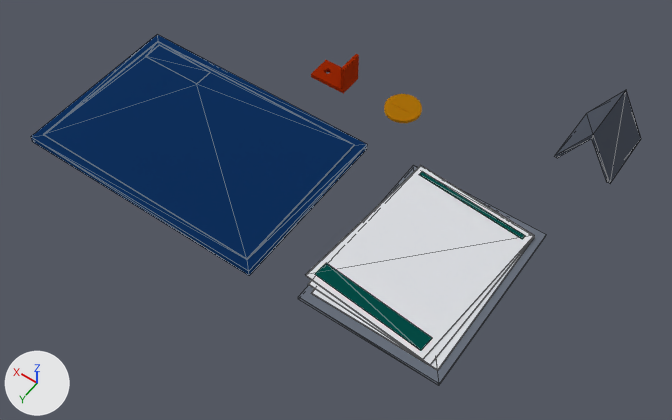
A saved change to the glTF model media/model.glb.
Rendered twice from a 50 mm camera at (-0.227, 0.882, 1.152) aimed at (0.317, 0.12, -0.045). Arrows for +X, +Y and +Z are at lower left; the lights stay in place. The picture after the commit comes second. Mesh edges are drawn as thin lines on the coarser meshes. Where no turn or scale is listed for an object, it has been applied to the vertices. Vertices at exactly the same position are counted once.

The first picture shows 'Agent guardrail card (CLAUDE.md, phase cap)', 'Controlled document set (PRB, PRC, REQ)', 'Drawing sheet on board (ANSI B)', 'PDF house style: header and status bands', 'Printed massing part (concept renders)', 'TRL gate badge', 'Template repository folder'.
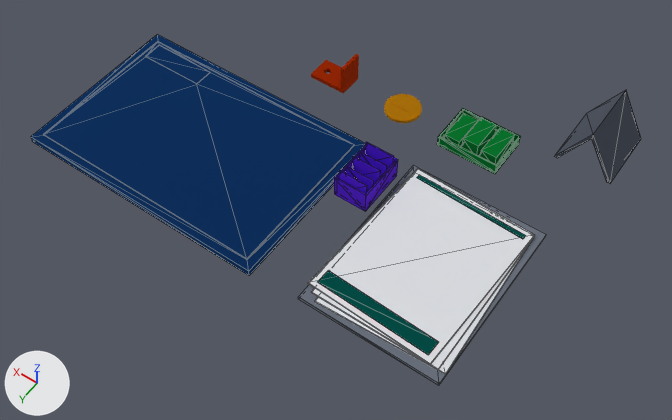
Where the newer file only moved an object's origin or applied its transform, the numbers keep the older frame.

Diff of the bpy script that builds the scene:
```diff
--- a/media/model.glb.py
+++ b/media/model.glb.py
@@ mat_mat_8 @@
+mat_mat_8 = principled_material('mat_8')
+mat_mat_8.base_color = (0.00802, 0.366, 0.0685)  # green #16a34a
+mat_mat_8.metallic = 1.0
+mat_mat_8.roughness = 1.0
@@ mat_mat_7 @@
+mat_mat_7 = principled_material('mat_7')
+mat_mat_7.base_color = (0.202, 0.0423, 0.847)  # purple #7c3aed
+mat_mat_7.metallic = 1.0
+mat_mat_7.roughness = 1.0
@@ me_controlled_document_set__prb__prc__req @@
 # used by ob_controlled_document_set__prb__prc__req; location = (0.0, 0.0, 0.0)
-me_controlled_document_set__prb__prc__req.from_pydata(...)  # 32 vertices, 60 faces; spans x 0.017..0.257, y 0.004..0.3, z 0.006..0.014
+me_controlled_document_set__prb__prc__req.from_pydata(...)  # 34 vertices, 64 faces; spans x 0.005..0.245, y 0.012..0.308, z 0.006..0.014
+# me_controlled_document_set__prb__prc__req part 1
+# 20 vertices are removed from x 0.017..0.257, y 0.004..0.3, z 0.006..0.014
+# 60 faces are deleted
+# 5 vertices move from x 0.017..0.042, y 0.021..0.3, z 0.006..0.011 to x 0.017..0.042, y 0.021..0.3, z 0.008..0.011
+# 22 vertices are added at x 0.005..0.245, y 0.012..0.308, z 0.006..0.014
+# 64 new faces join them
 me_controlled_document_set__prb__prc__req.materials.append(mat_mat_0)
@@ me_pdf_house_style__header_and_status_bands @@
 # used by ob_pdf_house_style__header_and_status_bands; location = (0.137, 0.152, 0.014)
-me_pdf_house_style__header_and_status_bands.from_pydata(...)  # 16 vertices, 24 faces; spans x -0.109..0.109, y -0.138..0.139, z -0.001..0.001
+me_pdf_house_style__header_and_status_bands.from_pydata(...)  # 16 vertices, 24 faces; spans x -0.11..0.098, y -0.13..0.139, z -0.001..0.001
+# me_pdf_house_style__header_and_status_bands part 2: the loose piece of 8 vertices spanning x -0.089..0.109, y 0.096..0.139, z -0.001..0.0 is rebuilt with 8 vertices and now spans x -0.099..0.098, y 0.104..0.139, z -0.001..0.0
+# me_pdf_house_style__header_and_status_bands part 3: the loose piece of 8 vertices spanning x -0.109..0.087, y -0.138..-0.112, z 0.0..0.001 is rebuilt with 8 vertices and now spans x -0.11..0.087, y -0.13..-0.113, z 0.0..0.001
 me_pdf_house_style__header_and_status_bands.materials.append(mat_mat_1)
@@ me_bought_open_source_parts__8__10__11__13 @@
+me_bought_open_source_parts__8__10__11__13.from_pydata(...)  # 40 vertices, 76 faces; spans x 0.13..0.24, y -0.14..-0.06, z 0.0..0.032
+me_bought_open_source_parts__8__10__11__13.materials.append(mat_mat_8)  # green #16a34a
@@ me_repository_reader__shared_metadata @@
+me_repository_reader__shared_metadata.from_pydata(...)  # 56 vertices, 108 faces; spans x 0.257..0.317, y 0.035..0.125, z 0.0..0.053
+me_repository_reader__shared_metadata.materials.append(mat_mat_7)  # purple #7c3aed
@@ ob_bought_open_source_parts__8__10__11__13 @@
+ob_bought_open_source_parts__8__10__11__13 = bpy.data.objects.new('Bought open-source parts (8, 10, 11, 13)', me_bought_open_source_parts__8__10__11__13)
+ob_bought_open_source_parts__8__10__11__13.location = (0.0, 0.0, 0.0)
@@ ob_repository_reader__shared_metadata @@
+ob_repository_reader__shared_metadata = bpy.data.objects.new('Repository reader (shared metadata)', me_repository_reader__shared_metadata)
+ob_repository_reader__shared_metadata.location = (0.0, 0.0, 0.0)
```

Changed parts and their boxes (x1, y1, x2, y2) in the pictures (672 x 420 px):
'Controlled document set (PRB, PRC, REQ)', reshaped
    before: (305, 166, 534, 371)
    after: (308, 169, 535, 375)
'PDF house style: header and status bands', reshaped
    before: (315, 172, 525, 351)
    after: (318, 175, 526, 355)
'Bought open-source parts (8, 10, 11, 13)', added (green)
    after: (437, 108, 521, 174)
'Repository reader (shared metadata)', added (purple)
    after: (334, 142, 398, 212)
part 2 of me_pdf_house_style__header_and_status_bands, rebuilt
    before: (315, 263, 432, 351)
    after: (318, 270, 439, 355)
part 3 of me_pdf_house_style__header_and_status_bands, rebuilt
    before: (419, 172, 525, 239)
    after: (417, 175, 526, 239)
